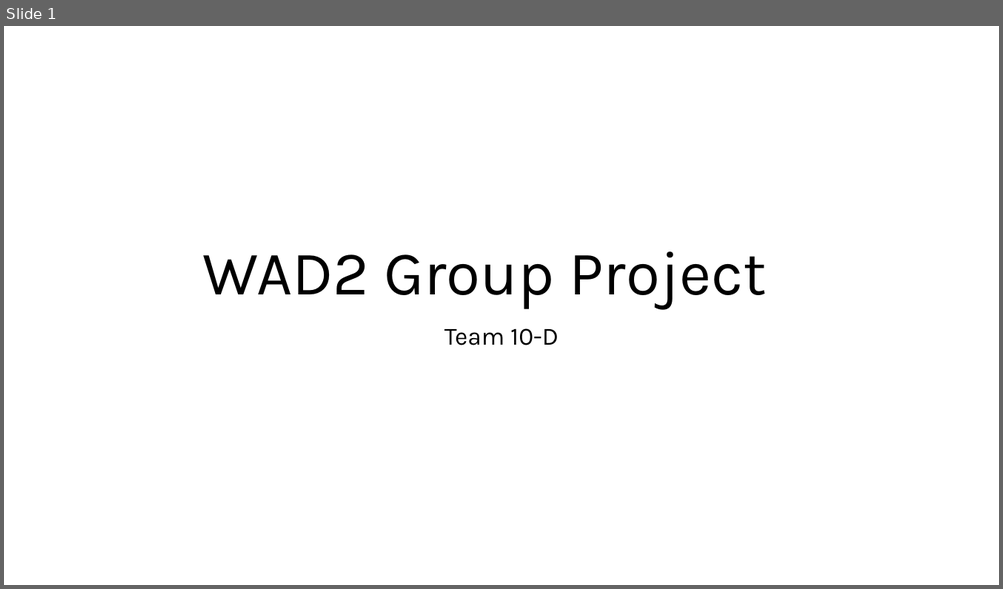
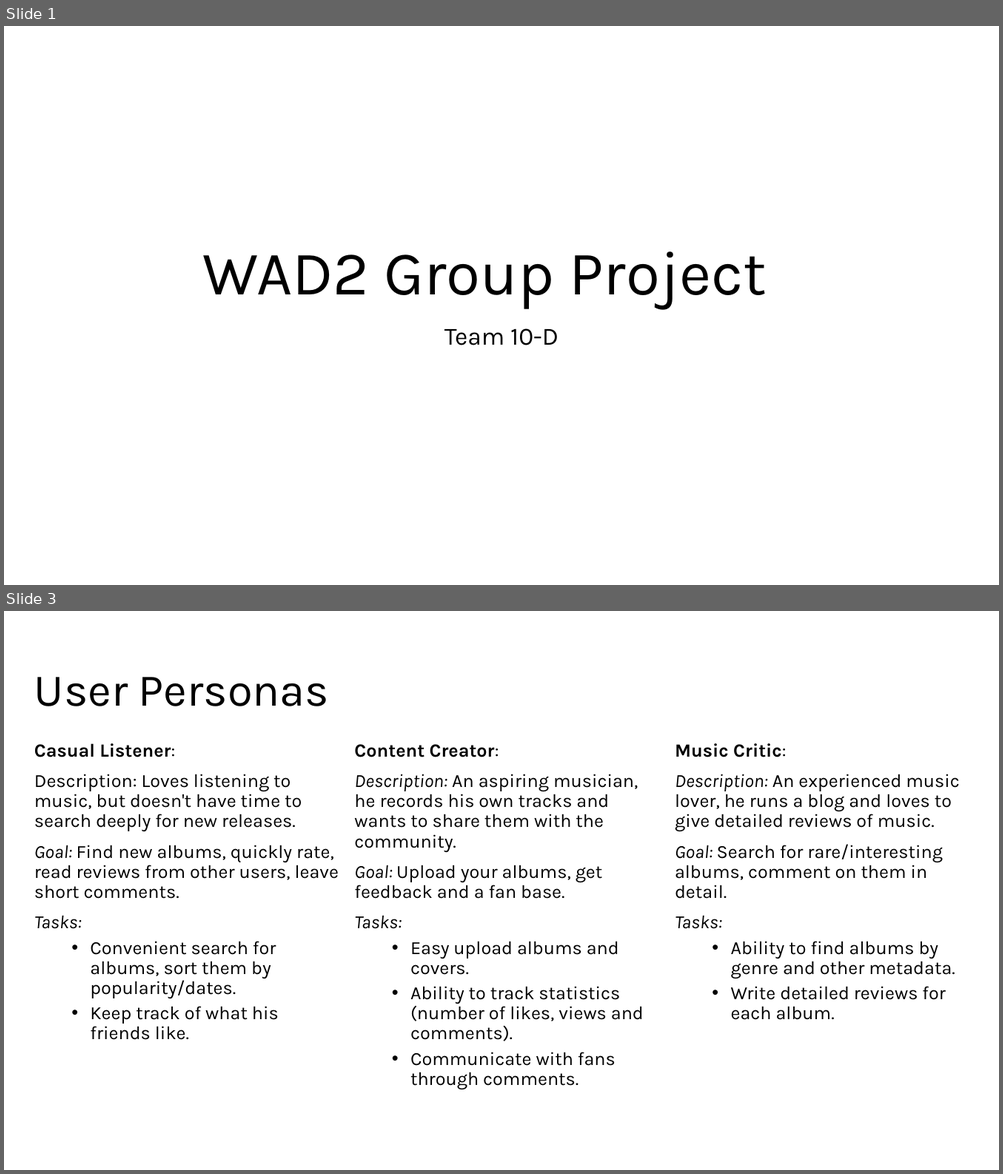
Before and after one commit to MalachyMcGinnity/WAD2GroupProject, a slide deck: WAD2 Group Project Design Spec.pptx. Shown one above the other, each under a label of ours: slide 1 before the commit, slides 1 and 3 after it; the slides between them are not shown. The pictures are 1003x589 and 1003x1174 pixels, drawn with LibreOffice and Linux fonts; fonts in the diff are those of the drawing. Boxes give left, top, right and bottom in pixels: in the first picture for what was removed or moved away, otherwise in the second. Text is boxed around its words. In the diff, an @@ line names an element or a change of style, - is before the commit and + after.

```diff
--- a/WAD2 Group Project Design Spec.pptx
+++ b/WAD2 Group Project Design Spec.pptx
@@ slide 3 added at <box>4,611,999,1170</box>, background #FFFFFF @@
@@ title added at <box>34,677,329,706</box>, 44 pt, text #000000 @@
+User Personas
@@ text added at <box>34,743,338,1040</box>, 18 pt, text #000000 @@
+Casual Listener:
+Description: Loves listening to music, but doesn't have time to search deeply for new releases.
+Goal: Find new albums, quickly rate, read reviews from other users, leave short comments.
+Tasks:
+  • Convenient search for albums, sort them by popularity/dates.
+  • Keep track of what his friends like.
@@ text added at <box>674,743,959,1020</box>, 18 pt, text #000000 @@
+Music Critic:
+Description: An experienced music lover, he runs a blog and loves to give detailed reviews of music.
+Goal: Search for rare/interesting albums, comment on them in detail.
+Tasks:
+  • Ability to find albums by genre and other metadata.
+  • Write detailed reviews for each album.
@@ text added at <box>354,744,643,1090</box>, 18 pt, text #000000 @@
+Content Creator:
+Description: An aspiring musician, he records his own tracks and wants to share them with the community.
+Goal: Upload your albums, get feedback and a fan base.
+Tasks:
+  • Easy upload albums and covers.
+  • Ability to track statistics (number of likes, views and comments).
+  • Communicate with fans through comments.
```
Also in this commit, not shown: 2 slides changed, 2 other slides added, 1 slide removed.
